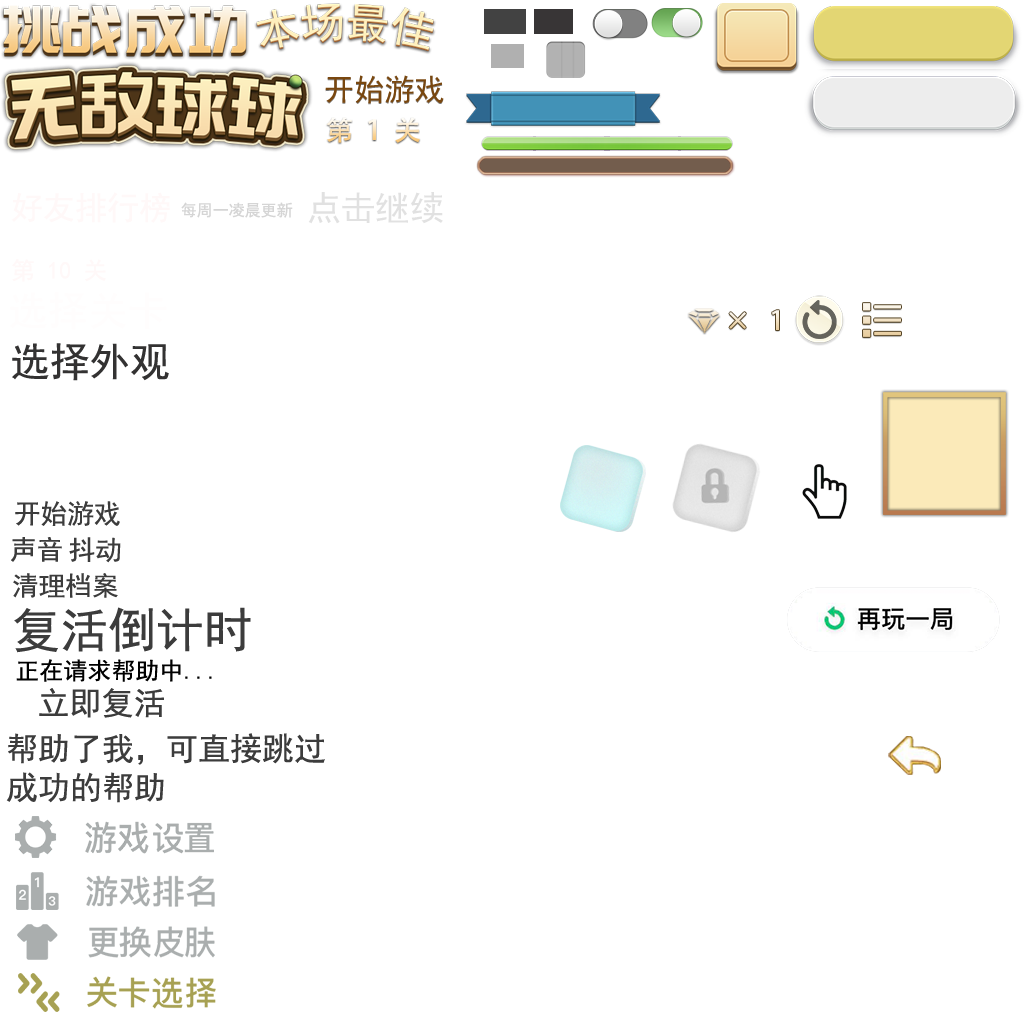
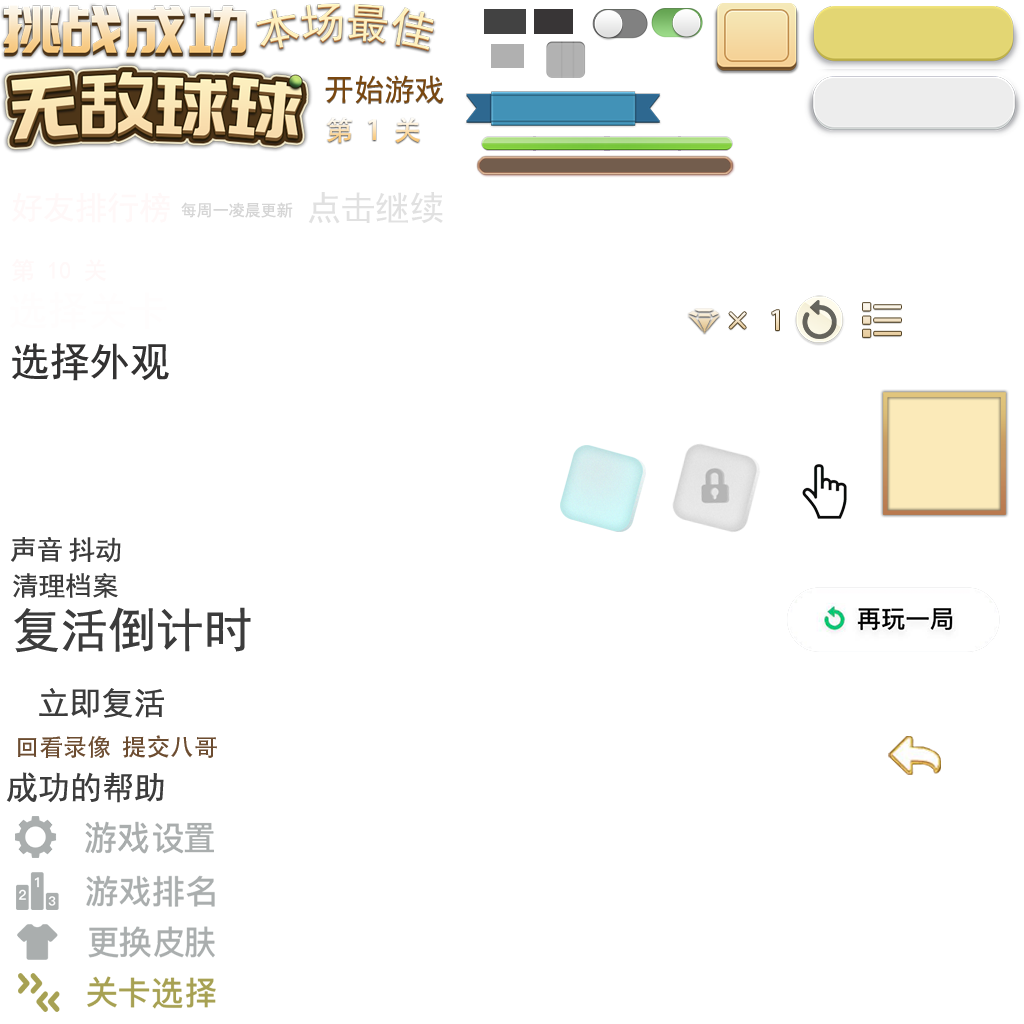
Two versions of the same layered image (1024 x 1024). Layer-by-layer changes:
added layer "提交八哥" above "回看录像" over 123, 735, 217, 758
added layer "回看录像" above "图层 28" over 18, 735, 110, 758
painted on "图层 25" over 8, 501, 325, 765
